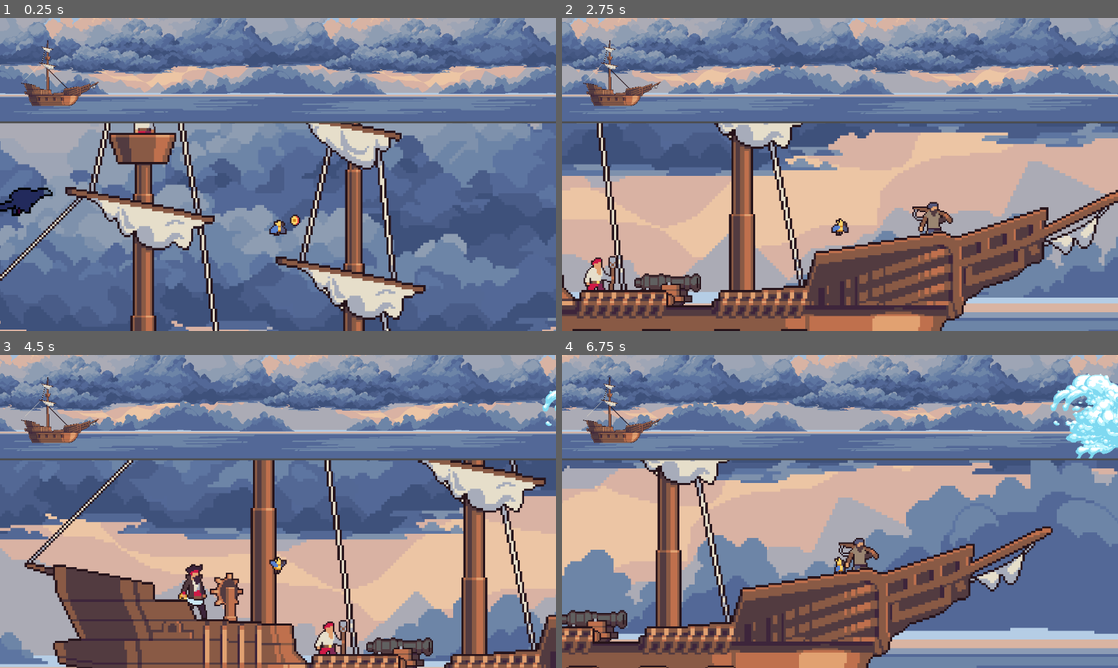
Above: before the commit, frames 1-4 (two rows, left to right).
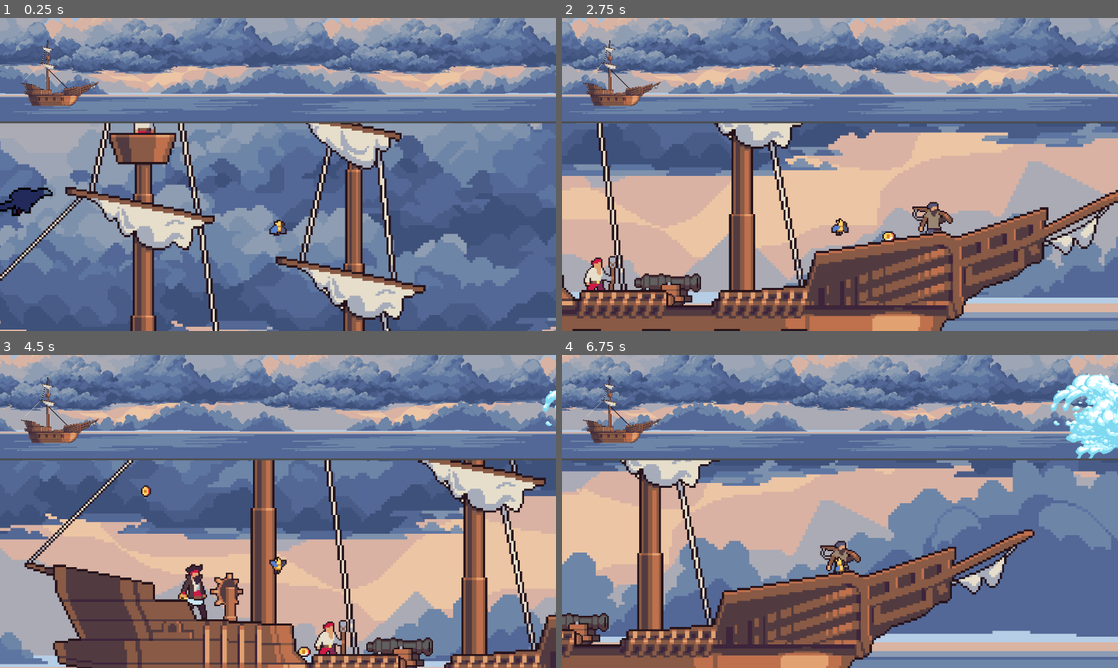
Above: after the commit, the same moments.

Repository: linkinmjs/tp-1-juego-2d-imagecampus
Game: Godot game, scene res://scenes/main.tscn
The game is run twice, just before and just after one commit, with the same random seed, the same clock (stepped at 60 frames per second) and the same inputs.
Inputs:
- Up to frame 1 (0.25 s): no input
- Up to frame 2 (2.75 s): hold E (action) 0.53-1.28 s; hold D (right) 0.53-2.03 s; tap Space (jump) at 0.77, 1.52 s; tap E (action) at 1.35 s; hold A (left) from 2.03 s (still down); hold E (action) from 2.03 s (still down)
- Up to frame 3 (4.5 s): release E (action) at 2.78 s; tap E (action) at 2.85, 4.35 s; tap Space (jump) at 3.02, 3.77 s; hold E (action) 3.53-4.28 s; release A (left) at 4.28 s; hold D (right) from 4.28 s (still down)
- Up to frame 4 (6.75 s): keep holding D (right); tap Space (jump) at 4.52, 6.02 s; hold E (action) 5.03-5.78 s; tap E (action) at 5.85 s; hold E (action) from 6.53 s (still down)

The runs differ from the first frame. In frame 1, less than 0.1% of the frame differs, in the area x 52-54%, y 62-67%; in frame 2, less than 0.1%; in frame 3, 0.1%; in frame 4, 26%, in the area x 0-100%, y 33-100%.

Commit message:
Add collectibles spawn

Diff:
--- a/godot/scenes/bottom_scene.tscn
+++ b/godot/scenes/bottom_scene.tscn
@@ -2,8 +2,8 @@
 
 [ext_resource type="Script" uid="uid://dsliubugmiwpq" path="res://scripts/bottom_scene.gd" id="1_7ymyq"]
 [ext_resource type="PackedScene" uid="uid://c5kqi0tjv1dm7" path="res://scenes/parallax_background.tscn" id="2_jtje2"]
-[ext_resource type="PackedScene" uid="uid://dkm4v4jyo147e" path="res://scenes/collectible.tscn" id="4_djfjt"]
 [ext_resource type="PackedScene" uid="uid://dawlnpeue82ul" path="res://scenes/bird.tscn" id="4_tble6"]
+[ext_resource type="PackedScene" uid="uid://stc3fn0huqe5" path="res://scenes/collectibles_spawn.tscn" id="4_uyn6v"]
 [ext_resource type="PackedScene" uid="uid://pv41slx65h2q" path="res://scenes/ship.tscn" id="6_tble6"]
 [ext_resource type="PackedScene" uid="uid://d0h3o5yaj5ufk" path="res://scenes/enemies_spawn.tscn" id="6_uyn6v"]
 [ext_resource type="PackedScene" uid="uid://bt6ej2icbaj5w" path="res://scenes/parrot.tscn" id="7_uyn6v"]
@@ -18,10 +18,8 @@
 [node name="Ship" parent="." instance=ExtResource("6_tble6")]
 position = Vector2(1324, 875)
 
-[node name="CollectiblesSpawn" type="Node2D" parent="."]
-
-[node name="Coin" parent="CollectiblesSpawn" instance=ExtResource("4_djfjt")]
-position = Vector2(1258, 713)
+[node name="CollectiblesSpawn" parent="." instance=ExtResource("4_uyn6v")]
+position = Vector2(1227, 609)
 
 [node name="Parrot" parent="." instance=ExtResource("7_uyn6v")]
 position = Vector2(1234, 712)
--- a/godot/scenes/collectible.tscn
+++ b/godot/scenes/collectible.tscn
@@ -89,6 +89,21 @@
 [sub_resource type="CircleShape2D" id="CircleShape2D_i64fm"]
 radius = 8.119
 
+[sub_resource type="Animation" id="Animation_1ikuy"]
+length = 0.001
+tracks/0/type = "value"
+tracks/0/imported = false
+tracks/0/enabled = true
+tracks/0/path = NodePath("AnimatedSprite2D:position")
+tracks/0/interp = 1
+tracks/0/loop_wrap = true
+tracks/0/keys = {
+"times": PackedFloat32Array(0),
+"transitions": PackedFloat32Array(1),
+"update": 0,
+"values": [Vector2(1, -1)]
+}
+
 [sub_resource type="Animation" id="Animation_d14el"]
 resource_name = "idle"
 length = 3.0
@@ -104,21 +119,6 @@
 "transitions": PackedFloat32Array(0.353553, 1.7411, 1),
 "update": 0,
 "values": [Vector2(1, -1), Vector2(1, -28), Vector2(1, -1)]
-}
-
-[sub_resource type="Animation" id="Animation_1ikuy"]
-length = 0.001
-tracks/0/type = "value"
-tracks/0/imported = false
-tracks/0/enabled = true
-tracks/0/path = NodePath("AnimatedSprite2D:position")
-tracks/0/interp = 1
-tracks/0/loop_wrap = true
-tracks/0/keys = {
-"times": PackedFloat32Array(0),
-"transitions": PackedFloat32Array(1),
-"update": 0,
-"values": [Vector2(1, -1)]
 }
 
 [sub_resource type="AnimationLibrary" id="AnimationLibrary_wnlwo"]
--- /dev/null
+++ b/godot/scenes/collectibles_spawn.tscn
@@ -0,0 +1,20 @@
+[gd_scene load_steps=4 format=3 uid="uid://stc3fn0huqe5"]
+
+[ext_resource type="Script" uid="uid://dukteiomwi85k" path="res://scripts/collectibles_spawn.gd" id="1_rwhac"]
+[ext_resource type="PackedScene" uid="uid://dkm4v4jyo147e" path="res://scenes/collectible.tscn" id="2_f0f2b"]
+
+[sub_resource type="CircleShape2D" id="CircleShape2D_6vuie"]
+radius = 33.8568
+
+[node name="CollectiblesSpawn" type="Area2D"]
+script = ExtResource("1_rwhac")
+collectible_scene = ExtResource("2_f0f2b")
+
+[node name="CollisionShape2D" type="CollisionShape2D" parent="."]
+top_level = true
+scale = Vector2(15.1113, 9.79243)
+shape = SubResource("CircleShape2D_6vuie")
+
+[node name="SpawnTimer" type="Timer" parent="."]
+one_shot = true
+autostart = true
--- a/godot/scenes/pirate_fisherman.tscn
+++ b/godot/scenes/pirate_fisherman.tscn
@@ -138,6 +138,7 @@
 [node name="CollisionShape2D" type="CollisionShape2D" parent="."]
 position = Vector2(-1.5, -24.5)
 shape = SubResource("RectangleShape2D_tvcvu")
+one_way_collision = true
 
 [node name="ActionArea" type="Area2D" parent="."]
 position = Vector2(-1.5, -30.5)
--- /dev/null
+++ b/godot/scripts/collectibles_spawn.gd
@@ -0,0 +1,36 @@
+extends Area2D
+
+@export var collectible_scene: PackedScene
+@onready var spawn_timer: Timer = $SpawnTimer
+@onready var collision_shape_2d: CollisionShape2D = $CollisionShape2D
+
+func _ready() -> void:
+	spawn_timer.connect("timeout", _on_spawn_timer_timeout)
+
+func _on_spawn_timer_timeout() -> void:
+	spawn_collectible()
+	spawn_timer.start()
+	pass
+
+func spawn_collectible() -> void:
+	var collectible: RigidBody2D = collectible_scene.instantiate()
+	collectible.global_position = get_random_position_in_shape()
+	add_child(collectible)
+
+func random_point_in_ellipse(rx: float, ry: float) -> Vector2:
+	var angle = randf_range(0.0, TAU) # TAU = 2*PI
+	var r = sqrt(randf())             # sqrt para distribución uniforme
+	var x = r * cos(angle) * rx
+	var y = r * sin(angle) * ry
+	return Vector2(x, y)
+
+func get_random_position_in_shape() -> Vector2:
+	var circle_shape: CircleShape2D = $CollisionShape2D.shape
+	var radius = circle_shape.radius
+
+	# El óvalo se genera escalando el círculo
+	var rx = radius * $CollisionShape2D.scale.x
+	var ry = radius * $CollisionShape2D.scale.y
+
+	var local_point = random_point_in_ellipse(rx, ry)
+	return $CollisionShape2D.global_position + local_point
Not shown, added: godot/scripts/collectibles_spawn.gd.uid
